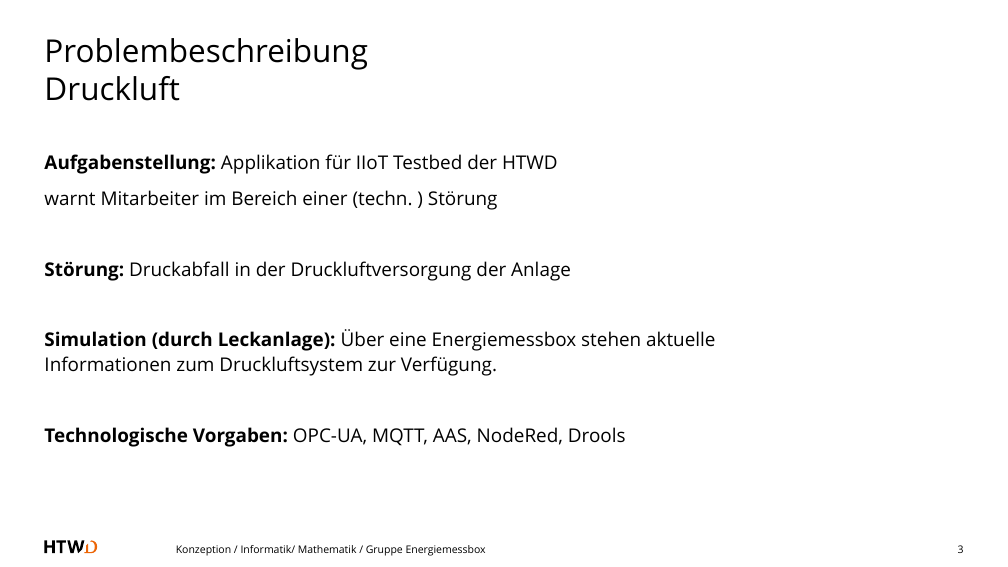
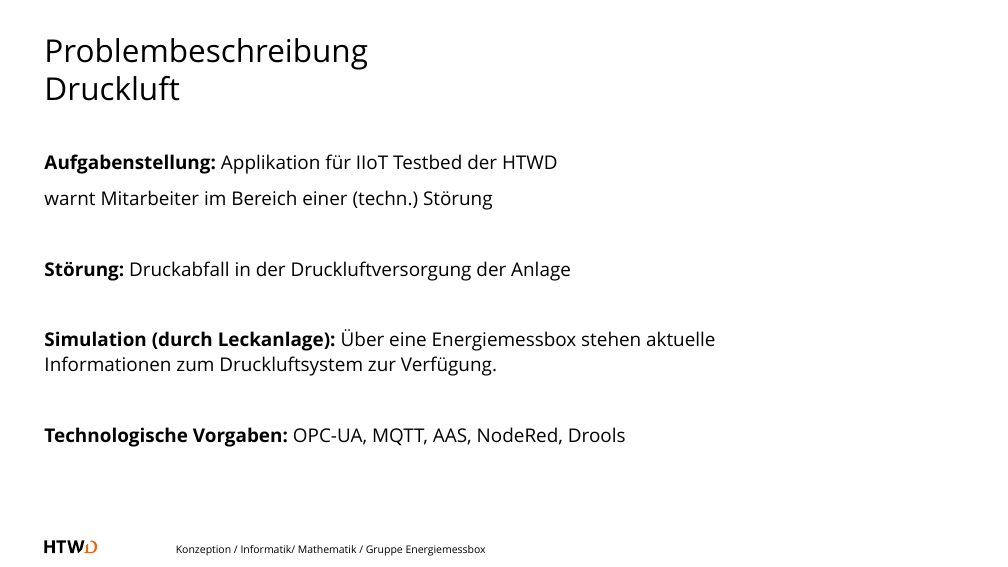
Before and after one commit to a-schulz/bpa-energiemessbox, a slide deck: slide 3 of praesentation.odp. Drawn at 1008x567 pixels with LibreOffice and Linux fonts; fonts in the diff are those of the drawing. Boxes give left, top, right and bottom in pixels: in the first picture for what was removed or moved away, otherwise in the second. Text is boxed around its words. In the diff, an @@ line names an element or a change of style, - is before the commit and + after.

```diff
--- a/praesentation.odp
+++ b/praesentation.odp
@@ text at box(44, 190, 493, 210): spaces changed @@
-warnt Mitarbeiter im Bereich einer (techn. ) Störung
+warnt Mitarbeiter im Bereich einer (techn.) Störung
@@ page number removed at box(958, 545, 964, 553) @@
-3
```
Also in this commit, not shown: 10 other slides changed, 1 slide removed, 1 other file.
